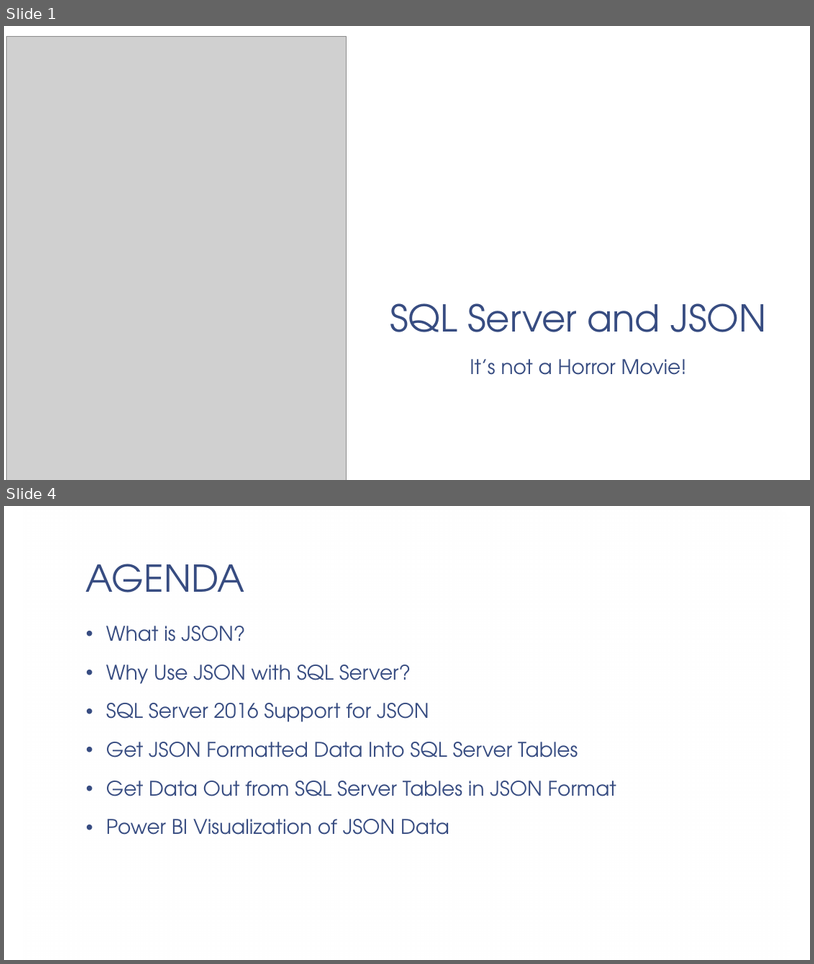
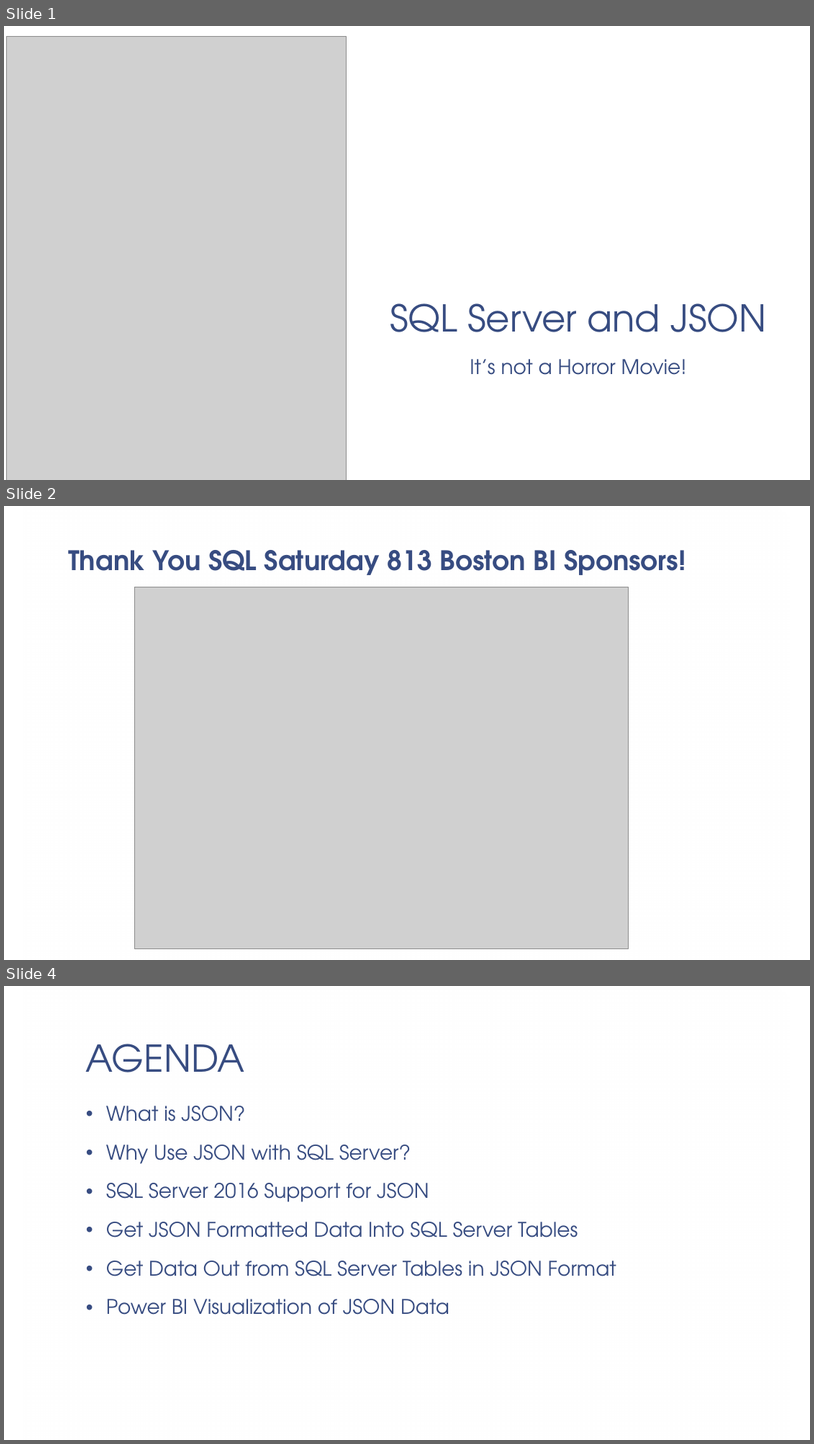
Before and after one commit to adipesa/sqlserver-json, a slide deck: SQL Server and JSON.pptx. Shown one above the other, each under a label of ours: slides 1 and 4 before the commit, slides 1, 2 and 4 after it; the slides between them are not shown. The pictures are 814x964 and 814x1444 pixels, drawn with LibreOffice and Linux fonts; fonts in the diff are those of the drawing; grey boxes stand for pictures; background and template pictures are left out. Boxes give left, top, right and bottom in pixels: in the first picture for what was removed or moved away, otherwise in the second. Text is boxed around its words. In the diff, an @@ line names an element or a change of style, - is before the commit and + after.

```diff
--- a/SQL Server and JSON.pptx
+++ b/SQL Server and JSON.pptx
@@ slide 2 added at box(4, 506, 810, 960), background picture (left out); not listed: 1 template element that a slide beside it also shows @@
@@ title added at box(68, 550, 687, 575), 32 pt, text #374C81, bold @@
+Thank You SQL Saturday 813 Boston BI Sponsors!
@@ picture added at box(134, 587, 628, 949) @@
```
Also in this commit, not shown: 1 slide changed, 1 other slide added, 1 slide removed.
